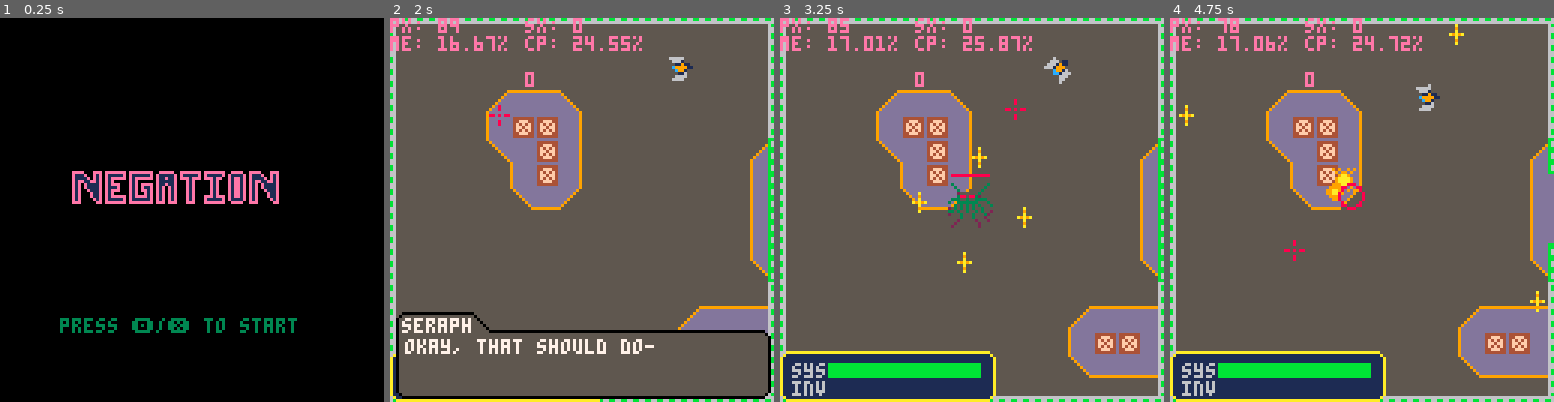
Above: before the commit, frames 1-4 (left to right).
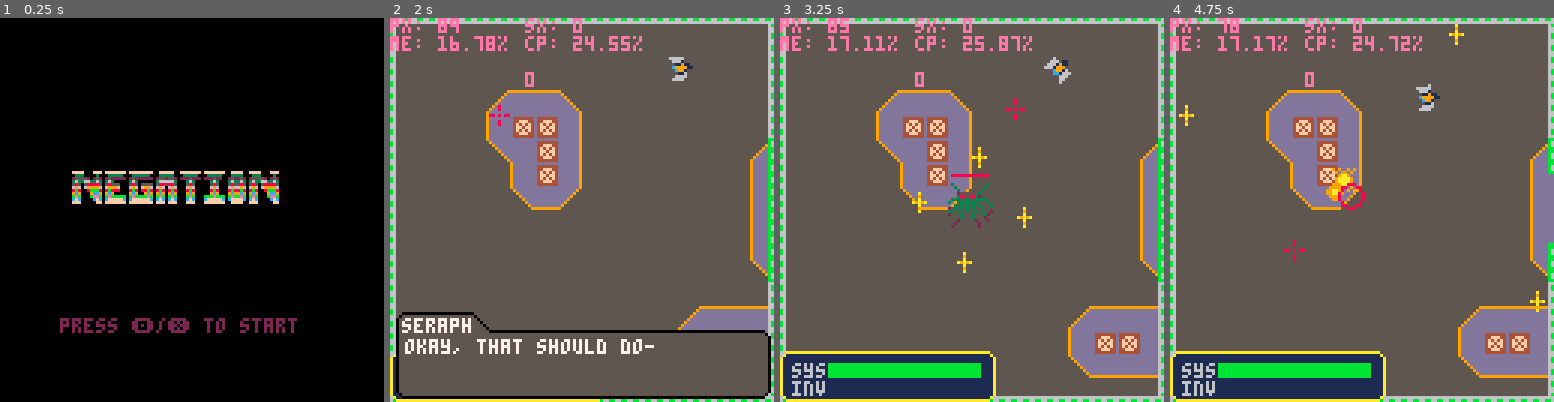
Above: after the commit, the same moments.

Repository: kbrewington/Negation
Game: PICO-8 cartridge negation.p8
The game is run twice, just before and just after one commit, with the same random seed, the same clock (stepped at 60 frames per second) and the same inputs.
Inputs (mouse positions are in pixels of both pictures, inside the frame that each line leads up to):
- Up to frame 1 (0.25 s): no input
- Up to frame 2 (2 s): tap X (X key) at 0.33, 1.07, 1.85 s; click (670, 121) at 0.67 s; tap O (Z key) at 0.7, 1.7 s; click (436, 267) at 1.22 s; hold Right from 1.6 s (still down); click (497, 114) at 1.77 s
- Up to frame 3 (3.25 s): release Right at 2.1 s; tap O (Z key) at 2.1, 2.5, 2.9 s; hold Up 2.15-2.42 s; click (952, 259) at 2.32 s; hold Right 2.47-3.03 s; click (1014, 106) at 2.87 s; tap X (X key) at 2.97 s; hold Left from 3.08 s (still down)
- Up to frame 4 (4.75 s): tap O (Z key) every 0.4 s from 3.3 to 4.5 s; click (1465, 256) at 3.42 s; release Left at 3.58 s; hold Down 3.63-3.97 s; click (1231, 102) at 3.97 s; hold Right 4.02-4.68 s; tap X (X key) at 4.08 s; click (1292, 248) at 4.52 s; hold Up from 4.73 s (still down)

The runs differ from the first frame. In frame 1, 4.3% of the frame differs, in the area x 15-78%, y 39-83%; in frame 2, less than 0.1%; in frame 3, less than 0.1%; in frame 4, 0.1%.

Commit message:
changed titlescreen animation

Diff:
--- a/negation.p8
+++ b/negation.p8
@@ -51,6 +51,7 @@
 
 title = {}
 title.drawn = nil
+title.init = nil
 title.startx = 23
 title.starty = 50
 title.text = {   "14,14,14,14, 0, 0, 0,14,14,14, 0,14,14,14,14,14,14,14, 0, 14,14,14,14,14,14,14,14, 0, 0,14,14,14,14,14, 0, 0,14,14,14,14,14,14,14, 0,14,14,14,14,14,14,14, 0, 0,14,14,14,14, 0, 0,14,14,14,14, 0, 0, 0,14,14,14",
@@ -751,11 +752,17 @@
 
   for i=1,#title.drawn do
     for j=1,#title.drawn[i] do
-      pset(j+title.startx, i+title.starty, title.drawn[i][j])
-    end
-  end
-
-  print("press \x8e/\x97 to start", 20, 100, flr(time()*10)%15+1)
+      if title.init > (flr(time()) - 1) then
+        if title.drawn[i][j] ~= 0 then
+          pset(j+title.startx, i+title.starty, (title.drawn[i][j]+(flr(time()*(i*5))%15)))
+        end
+      else
+        pset(j+title.startx, i+title.starty, (title.drawn[i][j]))
+      end
+    end
+  end
+
+  print("press \x8e/\x97 to start", 20, 100, flr(time()*5)%15+1)
 
 end
 
@@ -1078,7 +1085,7 @@
   poke(0x5f2d, 1)
 
   player.last_hit = time() - player.immune_time
-
+  title.init = time()
   game = cocreate(gameflow)
   coresume(game)
 end --end _init()
